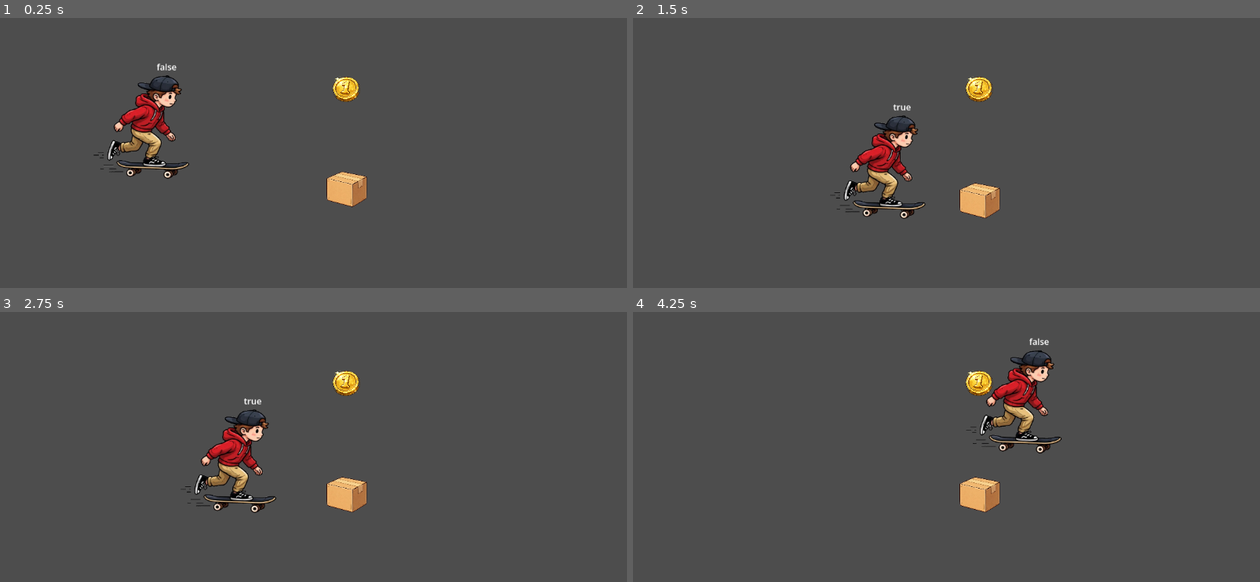
Above: before the commit, frames 1-4 (two rows, left to right).
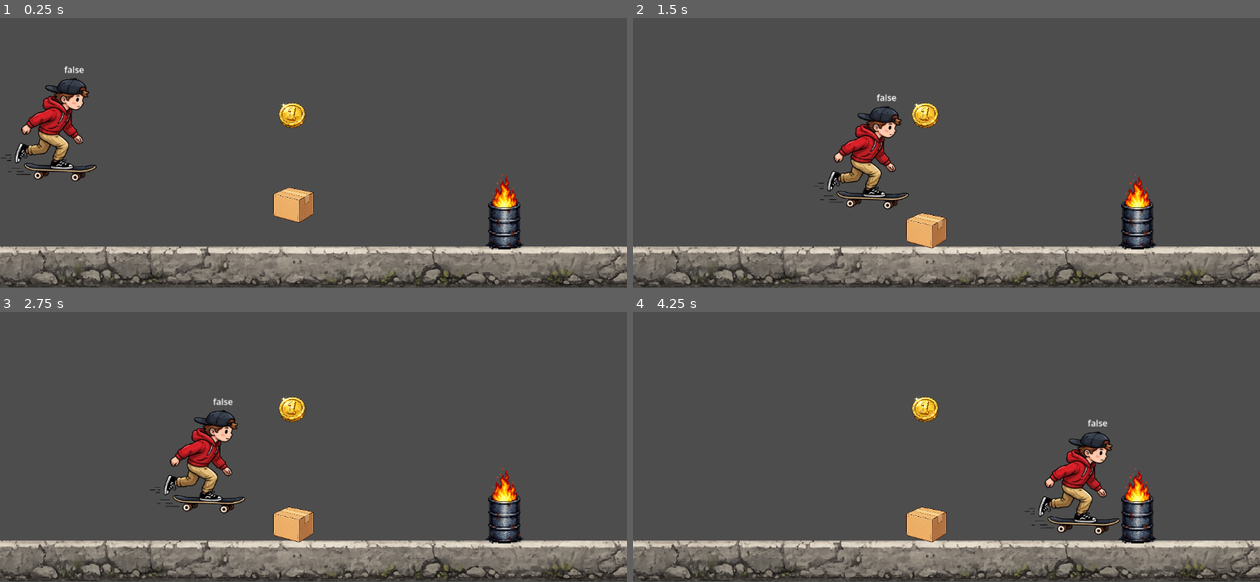
Above: after the commit, the same moments.

Repository: CCV-JamesNye/Game-Programming
Game: Godot game, scene res://Skater_Scroller.tscn
Same seed, same stepped clock (60 frames per second), same inputs: the game is played once before the commit and once after it.
Inputs:
- Up to frame 1 (0.25 s): no input
- Up to frame 2 (1.5 s): hold Space (jump) 0.53-1.28 s; hold D (move_right) from 0.53 s (still down); tap Space (jump) at 1.35 s
- Up to frame 3 (2.75 s): tap Space (jump) at 1.52, 1.82 s; release D (move_right) at 2.03 s; hold A (move_left) from 2.03 s (still down); hold Space (jump) from 2.03 s (still down)
- Up to frame 4 (4.25 s): release A (move_left) at 2.78 s; release Space (jump) at 2.78 s; hold D (move_right) from 2.78 s (still down); tap Space (jump) at 2.85, 3.02, 3.32 s; hold Space (jump) from 3.53 s (still down)

The runs differ from the first frame. In frame 1, 20% of the frame differs, in the area x 0-100%, y 16-100%; in frame 2, 18%; in frame 3, 19%; in frame 4, 20%.

Commit message:
Added hazard system & environmental elements
-added static barrel obstacle
-implemented Area2D hazard w/ game over trigger
-added visible floor
-adjusted player movement speed and increased jump strength for better feel
-checked collision behavior ✔️

Diff:
--- /dev/null
+++ b/player-controller-prototype/Scripts/barrel_fire_hazard.gd
@@ -0,0 +1,17 @@
+extends Area2D
+
+
+# Called when the node enters the scene tree for the first time.
+func _ready() -> void:
+	pass # Replace with function body.
+
+
+# Called every frame. 'delta' is the elapsed time since the previous frame.
+func _process(_delta: float) -> void:
+	pass
+
+# cis2295 "implementing collisions" has killing player by falling into hole. I can use that.
+func _on_body_entered(body: Node2D) -> void:
+	if body.name == "Player":
+		print ('Game Over')
+	pass # Replace with function body.
--- a/player-controller-prototype/Scripts/skater-character-body.gd
+++ b/player-controller-prototype/Scripts/skater-character-body.gd
@@ -3,7 +3,7 @@
 @onready var state_label: Label = $StateLabel
 
 #Speed
-@export var speed : float = 200
+@export var speed : float = 375
 @export var gravity : float = 980.0
 @export var jump_force : float = -400
 
--- a/player-controller-prototype/Skater_Scroller.tscn
+++ b/player-controller-prototype/Skater_Scroller.tscn
@@ -1,12 +1,19 @@
 [gd_scene format=3 uid="uid://d1x8pu4svba48"]
 
+[ext_resource type="Script" uid="uid://b2p4pdckria5e" path="res://Scripts/barrel_fire_hazard.gd" id="1_1q155"]
 [ext_resource type="Texture2D" uid="uid://dk6tbitixjktq" path="res://environment/cardboard_box2.png" id="1_38ol2"]
+[ext_resource type="Texture2D" uid="uid://cidrhh8fgmuhx" path="res://environment/floor.png" id="1_cau68"]
 [ext_resource type="Script" uid="uid://brrupedyn7vg2" path="res://Scripts/skater-character-body.gd" id="2_4c7b1"]
+[ext_resource type="Texture2D" uid="uid://b5pkosq6vn2fg" path="res://environment/flaming barrel.png" id="2_cau68"]
 [ext_resource type="Texture2D" uid="uid://7qec0m6eo6ik" path="res://player/skater-nobackground.png" id="3_s1e06"]
 [ext_resource type="Script" uid="uid://dhha3cxule17j" path="res://area_2d.gd" id="4_1q155"]
 [ext_resource type="Texture2D" uid="uid://cga2b12olqdsi" path="res://environment/coin.png" id="5_4c7b1"]
 
 [sub_resource type="WorldBoundaryShape2D" id="WorldBoundaryShape2D_u302n"]
+
+[sub_resource type="CapsuleShape2D" id="CapsuleShape2D_fvdt0"]
+radius = 31.0
+height = 138.0
 
 [sub_resource type="RectangleShape2D" id="RectangleShape2D_24lg5"]
 size = Vector2(74, 64)
@@ -20,13 +27,35 @@
 [node name="World" type="Node2D" unique_id=1923671400]
 
 [node name="Floor" type="StaticBody2D" parent="." unique_id=323675050]
+position = Vector2(537, 573)
 
 [node name="CollisionShape2D" type="CollisionShape2D" parent="Floor" unique_id=1718314749]
-position = Vector2(561, 518)
 shape = SubResource("WorldBoundaryShape2D_u302n")
 
+[node name="Sprite2D" type="Sprite2D" parent="Floor" unique_id=1566609171]
+position = Vector2(44, 52)
+scale = Vector2(0.7701823, 1)
+texture = ExtResource("1_cau68")
+
+[node name="BarrelFireHazard" type="Area2D" parent="." unique_id=179376704]
+position = Vector2(927, 510)
+script = ExtResource("1_1q155")
+
+[node name="CollisionShape2D" type="CollisionShape2D" parent="BarrelFireHazard" unique_id=417055943]
+shape = SubResource("CapsuleShape2D_fvdt0")
+
+[node name="FireBarrel" type="StaticBody2D" parent="." unique_id=1549635379]
+position = Vector2(927, 520)
+
+[node name="Sprite2D" type="Sprite2D" parent="FireBarrel" unique_id=1702444746]
+scale = Vector2(0.16601558, 0.18603516)
+texture = ExtResource("2_cau68")
+
+[node name="CollisionShape2D" type="CollisionShape2D" parent="FireBarrel" unique_id=1124109692]
+shape = SubResource("CapsuleShape2D_fvdt0")
+
 [node name="Box" type="RigidBody2D" parent="." unique_id=817028074]
-position = Vector2(637, 438)
+position = Vector2(539, 467)
 
 [node name="CollisionShape2D" type="CollisionShape2D" parent="Box" unique_id=1881183635]
 position = Vector2(0, -1)
@@ -37,9 +66,10 @@
 texture = ExtResource("1_38ol2")
 
 [node name="Player" type="CharacterBody2D" parent="." unique_id=945709892]
-position = Vector2(280, 411)
+position = Vector2(110, 416)
 collision_layer = 3
 script = ExtResource("2_4c7b1")
+jump_force = -600.0
 
 [node name="Skater" type="Sprite2D" parent="Player" unique_id=1994177209]
 position = Vector2(-5, -90)
@@ -58,7 +88,7 @@
 text = "State"
 
 [node name="Area2D" type="Area2D" parent="." unique_id=2040977948]
-position = Vector2(636, 287)
+position = Vector2(537, 335)
 collision_layer = 0
 collision_mask = 2
 script = ExtResource("4_1q155")
@@ -72,3 +102,5 @@
 light_mask = 0
 scale = Vector2(0.08593746, 0.082031265)
 texture = ExtResource("5_4c7b1")
+
+[connection signal="body_entered" from="BarrelFireHazard" to="BarrelFireHazard" method="_on_body_entered"]
Not shown, added: player-controller-prototype/Scripts/barrel_fire_hazard.gd.uid
Binary file added: player-controller-prototype/environment/flaming barrel.png
Not shown, added: player-controller-prototype/environment/flaming barrel.png.import
Binary file added: player-controller-prototype/environment/floor.png
Not shown, added: player-controller-prototype/environment/floor.png.import
